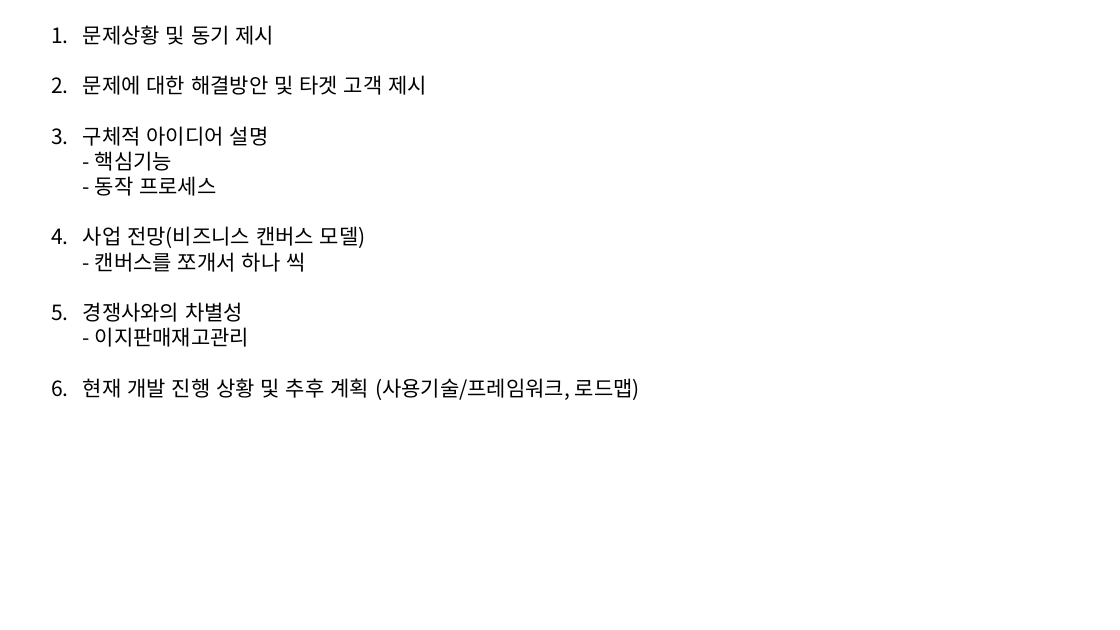
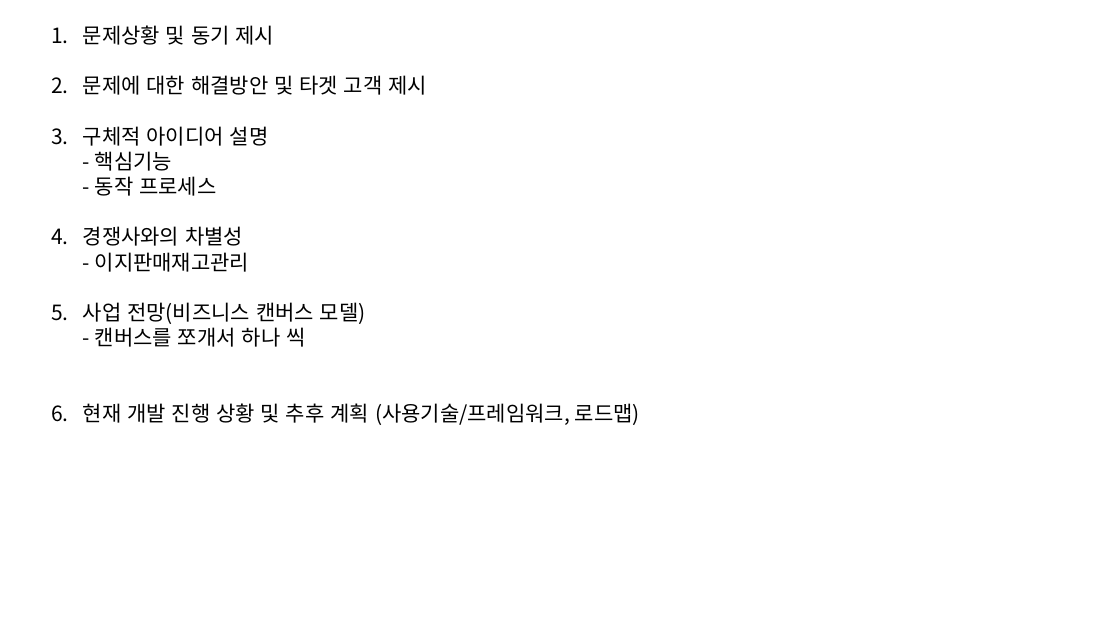
Before and after one commit to DEU-High-Five/4-1_Capstone_Document, a slide deck: slide 1 of 중간발표/중간발표(초안계획).pptx. Drawn at 1120x630 pixels with LibreOffice and Linux fonts; fonts in the diff are those of the drawing. Boxes give left, top, right and bottom in pixels: in the first picture for what was removed or moved away, otherwise in the second. Text is boxed around its words. In the diff, an @@ line names an element or a change of style, - is before the commit and + after.

```diff
--- a/중간발표/중간발표(초안계획).pptx
+++ b/중간발표/중간발표(초안계획).pptx
@@ text at [83, 226, 250, 272]: paragraph added @@
+4. 경쟁사와의 차별성
+   - 이지판매재고관리
@@ text at [83, 302, 250, 347]: paragraph removed @@
-5. 경쟁사와의 차별성
-   - 이지판매재고관리
```
Also in this commit, not shown: 1 other slide changed.
